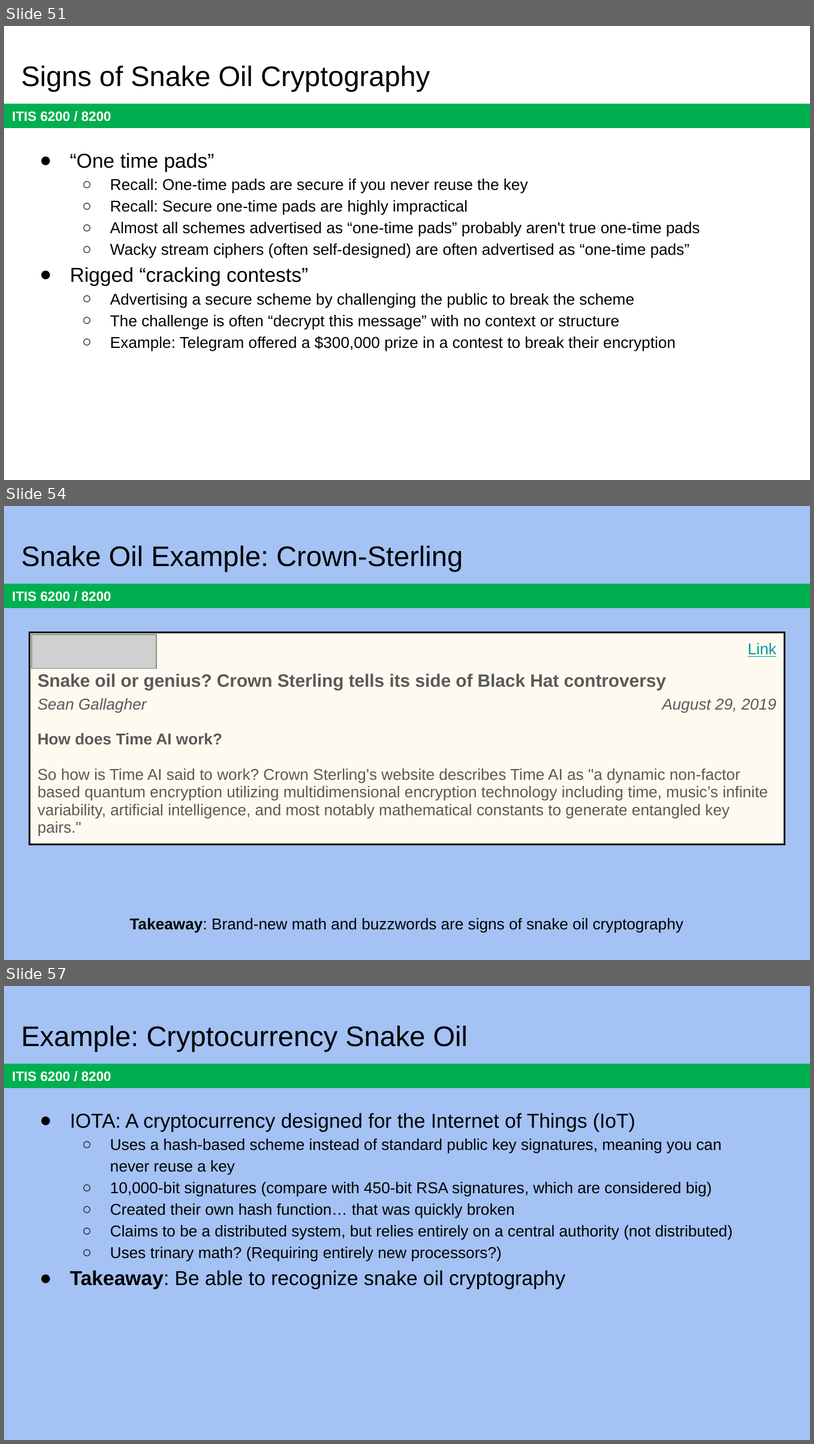
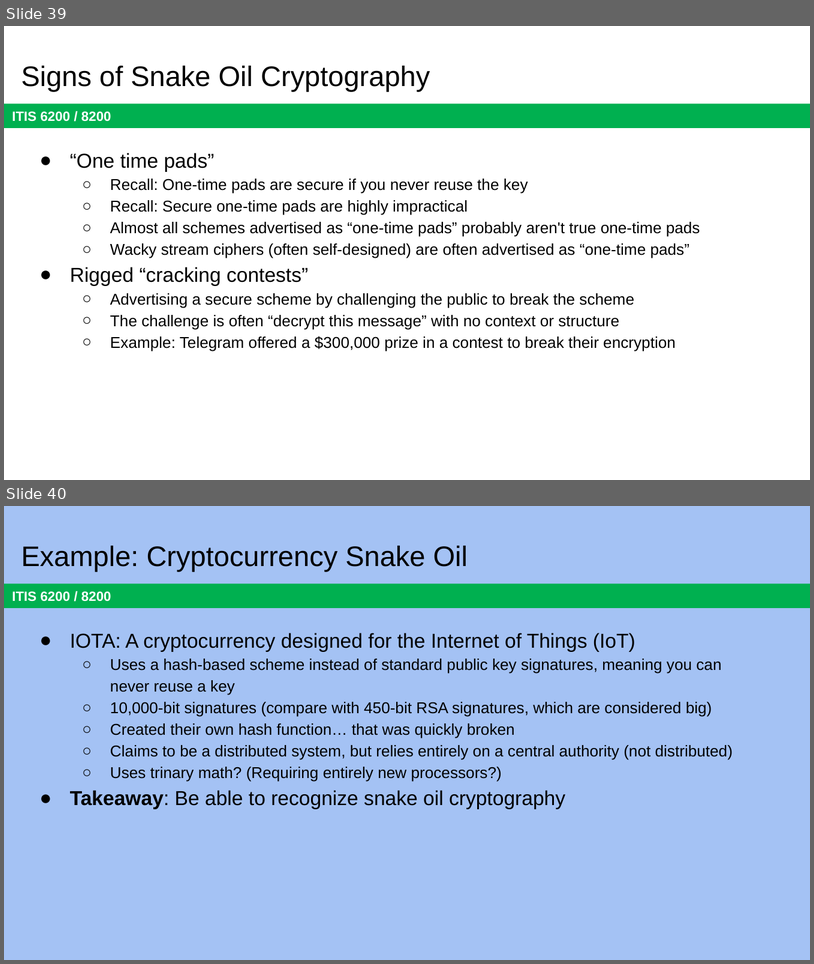
Before and after one commit to jx5c/github.io, a slide deck: teaching/ITIS6200/2023fa/lectures/lec07.pptx. Shown one above the other, each under a label of ours: slides 51, 54 and 57 before the commit, slides 39 and 40 after it; the slides between them are not shown. The pictures are 814x1444 and 814x964 pixels, drawn with LibreOffice and Linux fonts; fonts in the diff are those of the drawing; grey boxes stand for pictures. Boxes give left, top, right and bottom in pixels: in the first picture for what was removed or moved away, otherwise in the second. Text is boxed around its words. In the diff, an @@ line names an element or a change of style, - is before the commit and + after.

```diff
--- a/teaching/ITIS6200/2023fa/lectures/lec07.pptx
+++ b/teaching/ITIS6200/2023fa/lectures/lec07.pptx
@@ slide 54 removed at <box>4,506,810,960</box>, background #A4C2F4; not listed: 1 template element that a slide beside it also shows @@
@@ title removed at <box>21,546,463,571</box> @@
-Snake Oil Example: Crown-Sterling
@@ table removed at <box>30,633,785,838</box>, 4 rows, 2 columns @@
- | Link
-Snake oil or genius? Crown Sterling tells its side of Black Hat controversy | 
-Sean Gallagher | August 29, 2019
-How does Time AI work? / So how is Time AI said to work? Crown Sterling's website describes Time AI as "a dynamic non-factor based quantum encryption utilizing multidimensional encryption technology including time, music’s infinite variability, artificial intelligence, and most notably mathematical constants to generate entangled key pairs." | 
@@ picture removed at <box>32,634,156,668</box> @@
@@ text removed at <box>130,918,684,933</box> @@
-Takeaway: Brand-new math and buzzwords are signs of snake oil cryptography
@@ what was slide 51 is now slide 39 @@
@@ what was slide 57 is now slide 40 @@
```
Also in this commit, not shown: 16 other slides removed, 3 other files.
